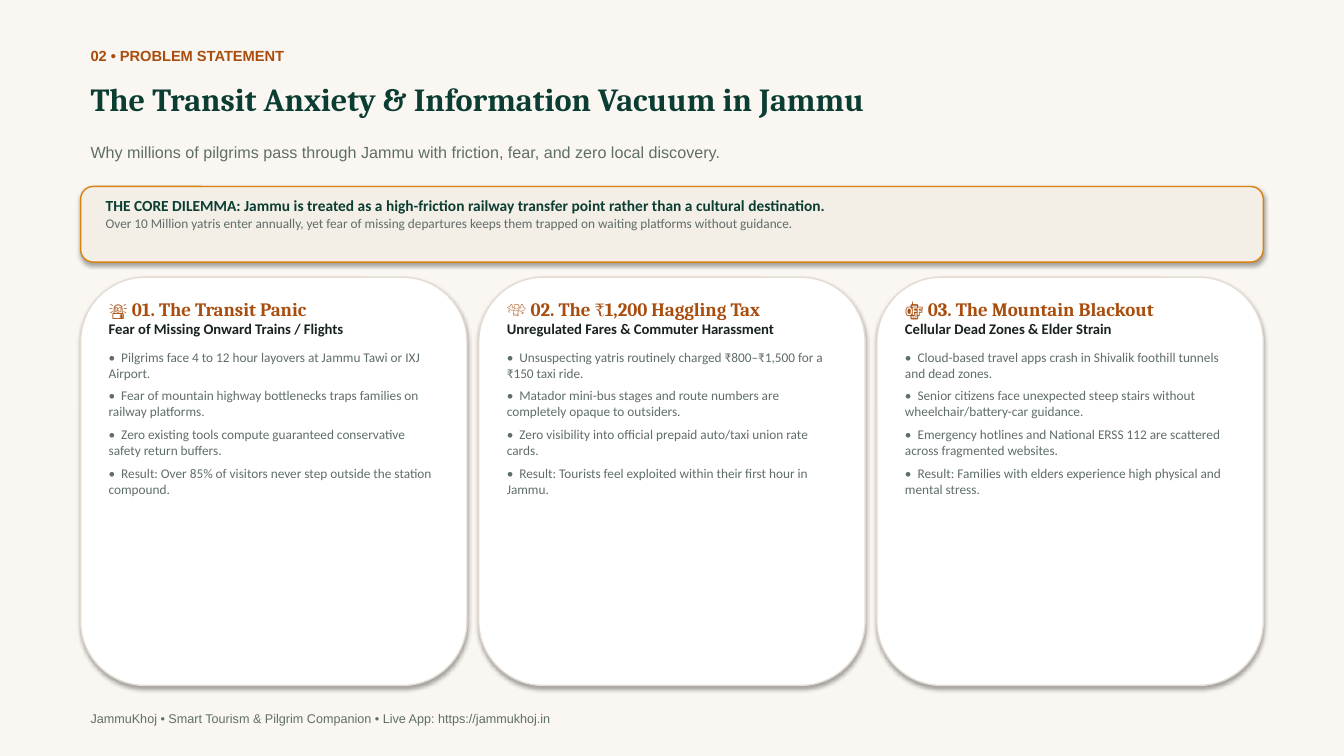
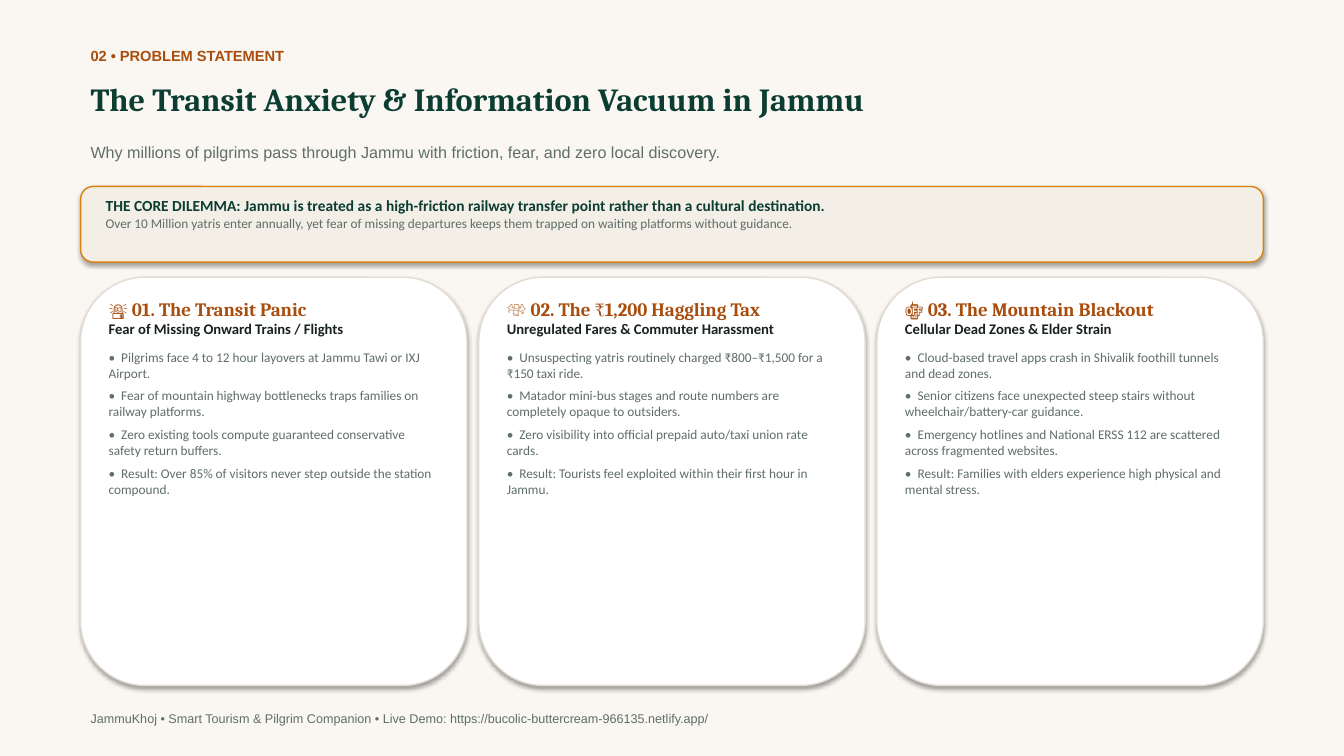
Before and after one commit to moin08s/JammuKhoj, a slide deck: slide 2 of JammuKhoj_Pitch_Deck.pptx. Drawn at 1344x756 pixels with LibreOffice and Linux fonts; fonts in the diff are those of the drawing. Boxes give left, top, right and bottom in pixels: in the first picture for what was removed or moved away, otherwise in the second. Text is boxed around its words. In the diff, an @@ line names an element or a change of style, - is before the commit and + after.

Commit message:
docs: add Netlify live demo link to README, SUPPORTING_DOCUMENT, and pitch deck

```diff
--- a/JammuKhoj_Pitch_Deck.pptx
+++ b/JammuKhoj_Pitch_Deck.pptx
@@ text at (91, 714, 708, 726): text changed @@
-JammuKhoj • Smart Tourism & Pilgrim Companion • Live App: https://jammukhoj.in
+JammuKhoj • Smart Tourism & Pilgrim Companion • Live Demo: https://bucolic-buttercream-966135.netlify.app/
```
Also in this commit, not shown: 9 other slides changed, 5 other files.
